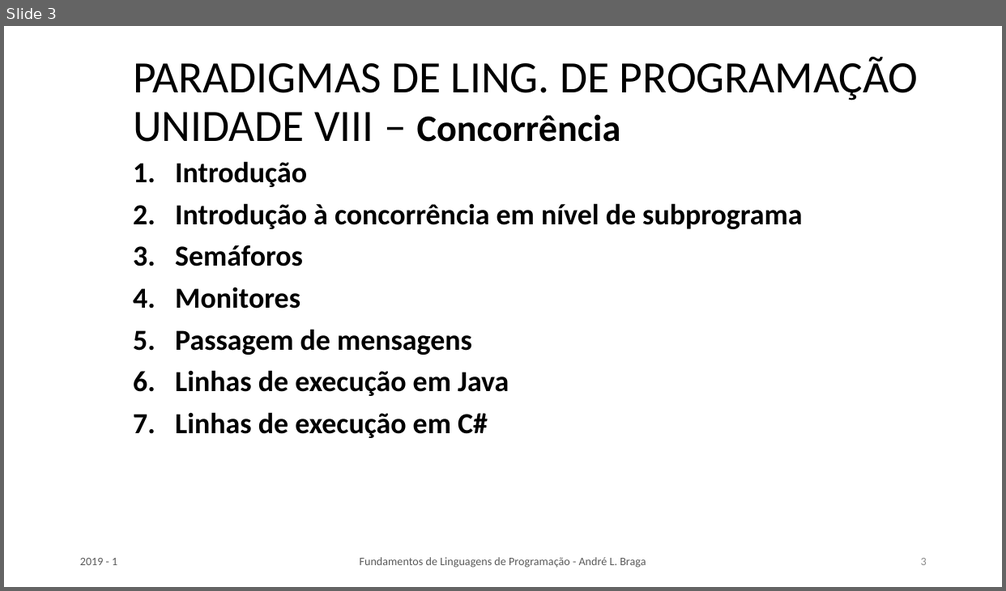
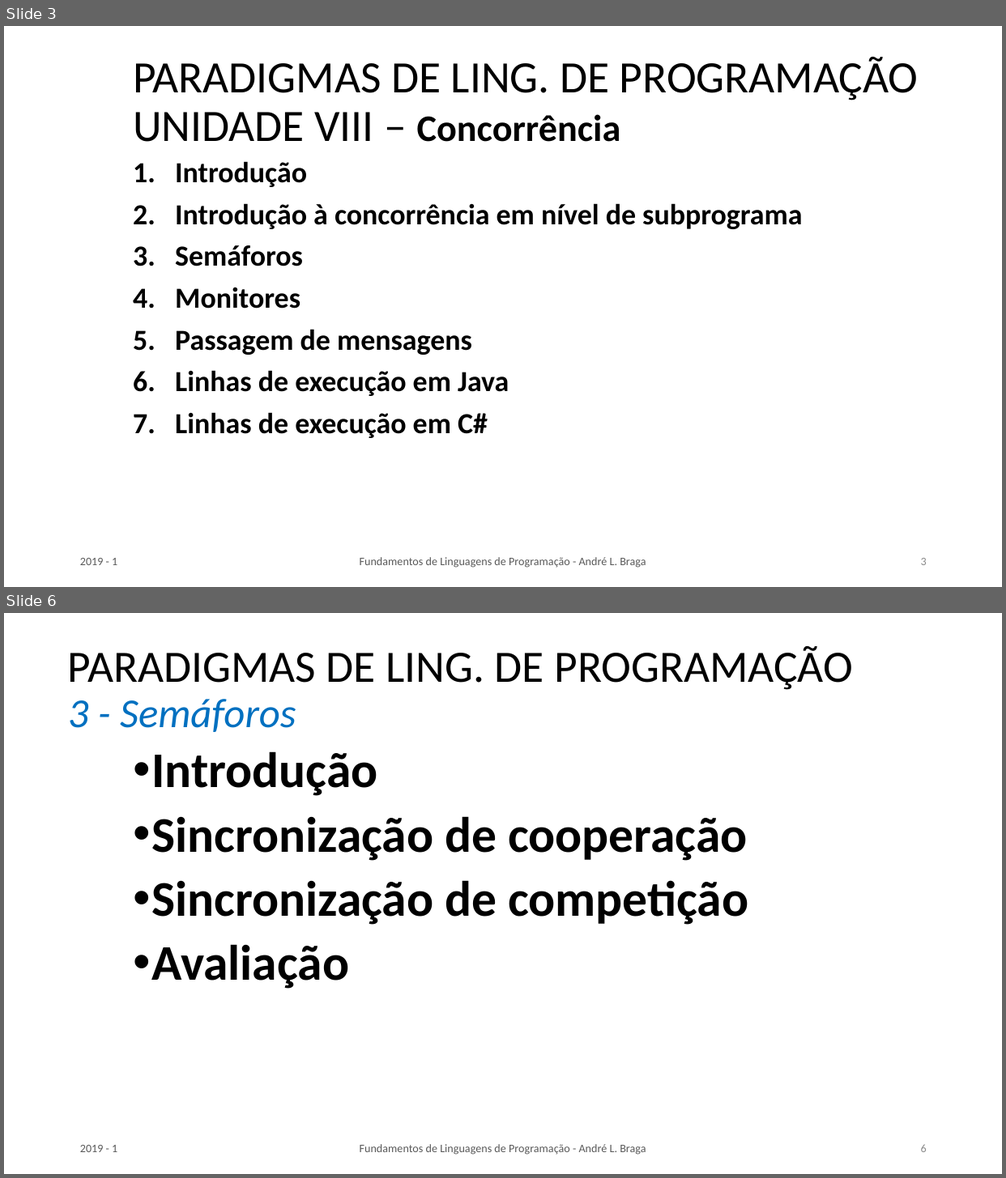
Before and after one commit to LeoCaronezi/CURSOS, a slide deck: CCT0686_PARADIGMAS_DE_LINGUAGENS_DE_PROGRAMACAO/CCT0656_PARADIGMAS_L_PROGI_Aula_07 - PA13_PA14.pptx. Shown one above the other, each under a label of ours: slide 3 before the commit, slides 3 and 6 after it; the slides between them are not shown. The pictures are 1006x591 and 1006x1178 pixels, drawn with LibreOffice and Linux fonts; fonts in the diff are those of the drawing. Boxes give left, top, right and bottom in pixels: in the first picture for what was removed or moved away, otherwise in the second. Text is boxed around its words. In the diff, an @@ line names an element or a change of style, - is before the commit and + after.

```diff
--- a/CCT0686_PARADIGMAS_DE_LINGUAGENS_DE_PROGRAMACAO/CCT0656_PARADIGMAS_L_PROGI_Aula_07 - PA13_PA14.pptx
+++ b/CCT0686_PARADIGMAS_DE_LINGUAGENS_DE_PROGRAMACAO/CCT0656_PARADIGMAS_L_PROGI_Aula_07 - PA13_PA14.pptx
@@ slide 6 added at box(4, 613, 1002, 1174), background #FFFFFF @@
@@ title added at box(68, 646, 854, 732), 43.2 pt, text #000000 @@
+PARADIGMAS DE LING. DE PROGRAMAÇÃO
+3 - Semáforos
@@ text added at box(151, 752, 748, 989), 48 pt, text #000000, bold @@
+• Introdução
+• Sincronização de cooperação
+• Sincronização de competição
+• Avaliação
@@ text added at box(80, 1145, 117, 1152), 11 pt, text #595959 @@
+2019 - 1
@@ text added at box(360, 1144, 646, 1155), 11 pt, text #595959 @@
+Fundamentos de Linguagens de Programação - André L. Braga
@@ page number added at box(921, 1144, 927, 1152), 11 pt, text #8C8C8C @@
+6
```
Also in this commit, not shown: 6 other slides added, 7 other files.
